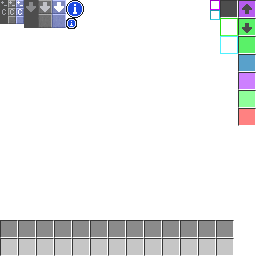
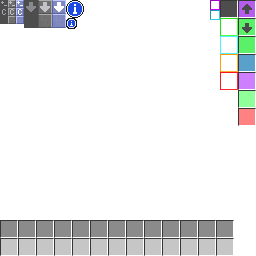
Revision of a layered 256×256 image; what changed, layer by layer:
painted on "Background" over (x1=220, y1=54, x2=238, y2=90)
